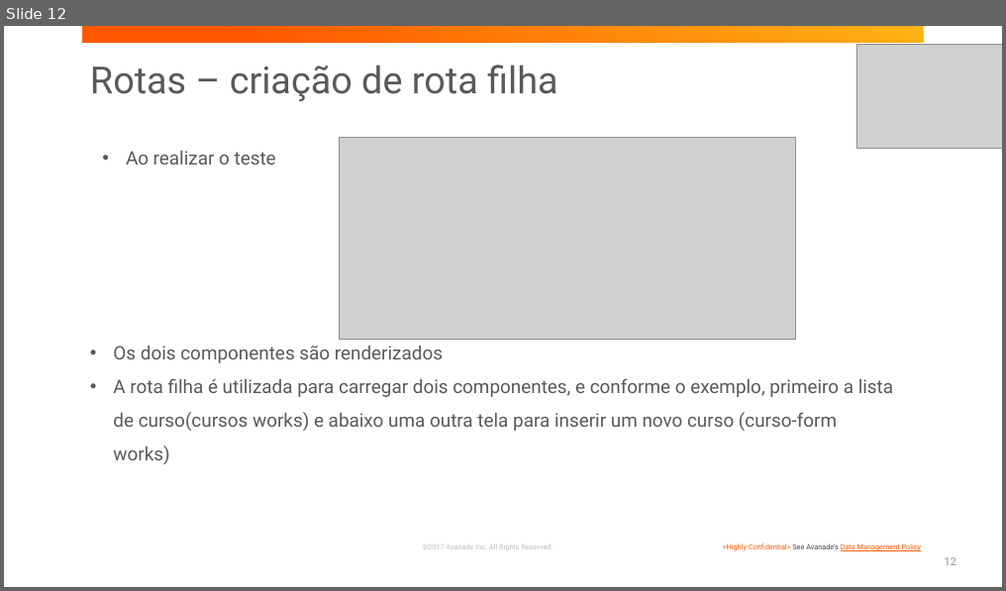
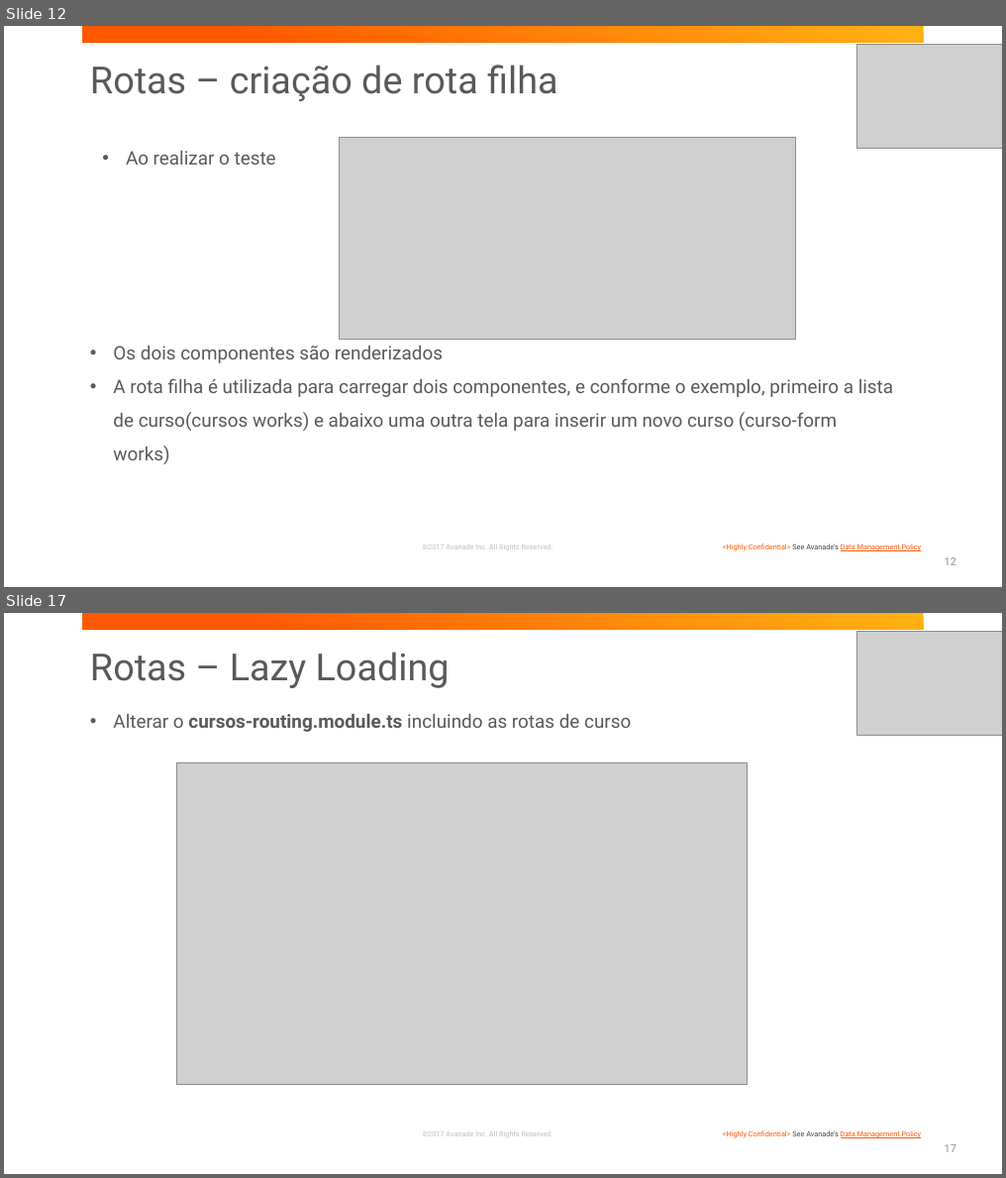
Before and after one commit to BootCampAvanSanAnder/BootCampSantander, a slide deck: presentations/TreinamentoAngular.pptx. Shown one above the other, each under a label of ours: slide 12 before the commit, slides 12 and 17 after it; the slides between them are not shown. The pictures are 1006x591 and 1006x1178 pixels, drawn with LibreOffice and Linux fonts; fonts in the diff are those of the drawing; grey boxes stand for pictures; background and template pictures are left out. Boxes give left, top, right and bottom in pixels: in the first picture for what was removed or moved away, otherwise in the second. Text is boxed around its words. In the diff, an @@ line names an element or a change of style, - is before the commit and + after.

Commit message:
Lazy Loading - criacao do modulo e routing de cursos

```diff
--- a/presentations/TreinamentoAngular.pptx
+++ b/presentations/TreinamentoAngular.pptx
@@ slide 17 added at (x1=4, y1=613, x2=1002, y2=1174), background #FFFFFF; not listed: 3 template elements that a slide beside it also shows @@
@@ picture added at (x1=856, y1=631, x2=1002, y2=736) @@
@@ title added at (x1=90, y1=652, x2=450, y2=688), 36 pt, text #595959 @@
+Rotas – Lazy Loading
@@ text added at (x1=113, y1=714, x2=631, y2=732), 18 pt, text #595959 @@
+• Alterar o cursos-routing.module.ts incluindo as rotas de curso
@@ picture added at (x1=177, y1=762, x2=746, y2=1084) @@
@@ page number added at (x1=944, y1=1145, x2=956, y2=1153), 10.5 pt, text #939393 @@
+17
```
Also in this commit, not shown: 6 other slides added, 4 other files.
